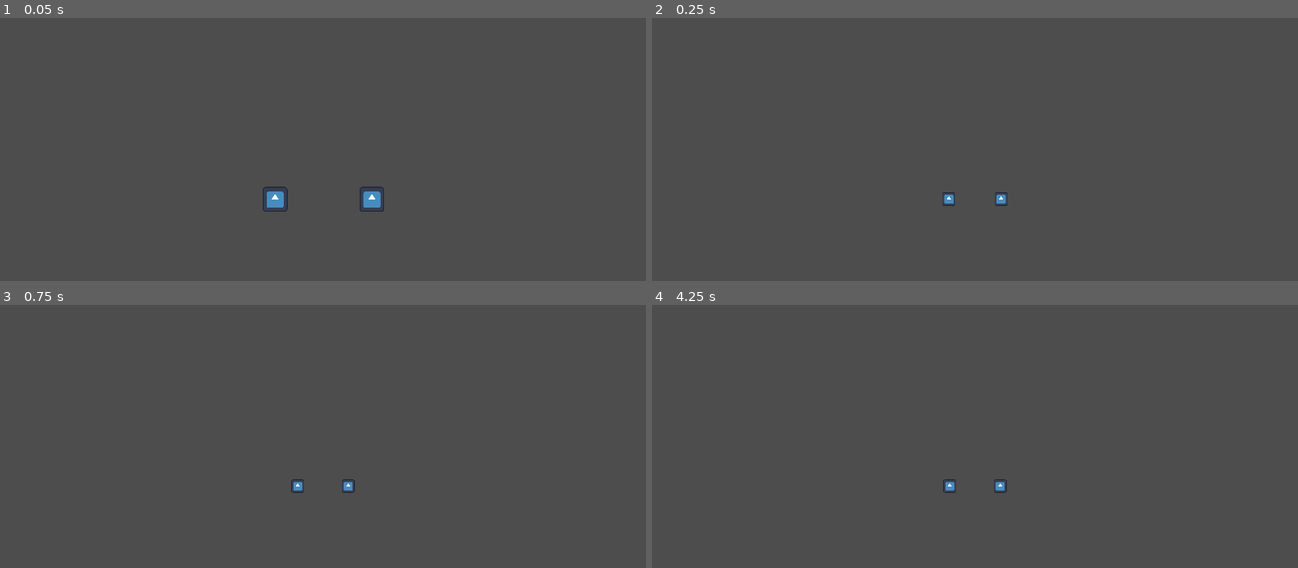
Above: before the commit, frames 1-4 (two rows, left to right).
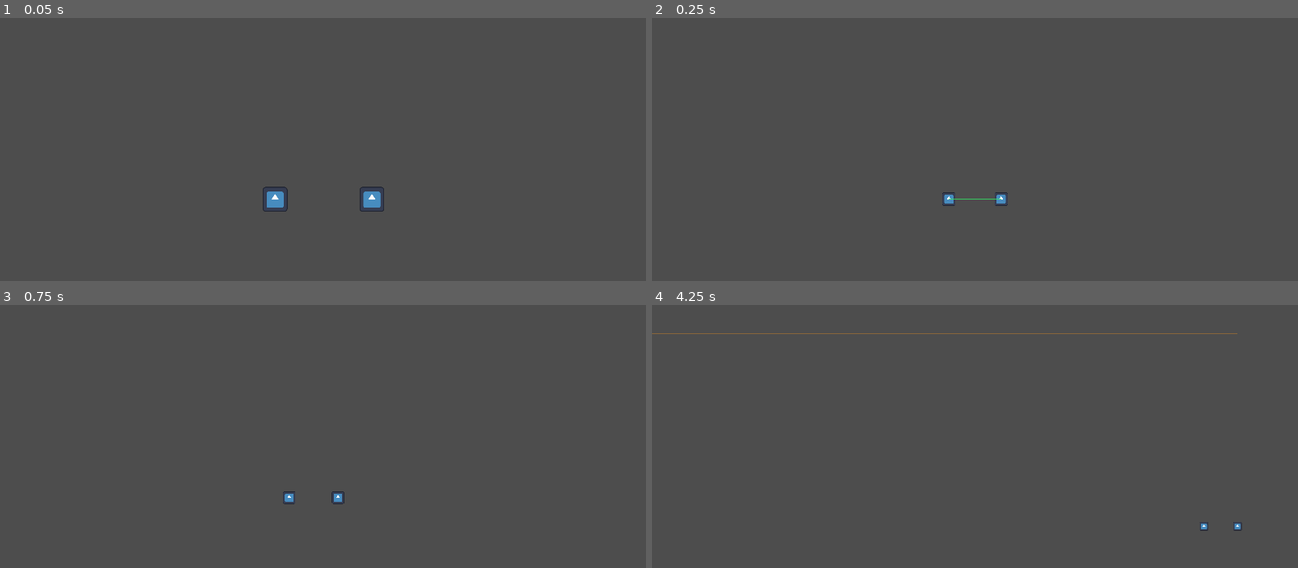
Above: after the commit, the same moments.

Repository: RenatoAAB/twin-spaceship
Game: Godot game, scene res://Main.tscn
Same seed, same stepped clock (60 frames per second), same inputs: the game is played once before the commit and once after it. The engine's default icon, where the game draws it, is replaced by a stand-in: a white triangle on a blue panel in a dark square.
Inputs (mouse positions are in pixels of both pictures, inside the frame that each line leads up to):
- Up to frame 1 (0.05 s): no input
- Up to frame 2 (0.25 s): no input
- Up to frame 3 (0.75 s): tap Enter at 0.5 s; move the mouse to (465, 468) at 0.52 s; tap Q at 0.6 s
- Up to frame 4 (4.25 s): move the mouse to (845, 504) at 1.27 s; tap Q every 0.75 s from 1.35 to 3.6 s; tap Space at 2 s; move the mouse to (1039, 407) at 2.02 s; tap Enter at 2.75 s; move the mouse to (942, 557) at 2.77 s; move the mouse to (1168, 541) at 3.52 s

Frame 1 is identical in both runs. In frame 2, less than 0.1% of the frame differs, in the area x 45-55%, y 68-70%; in frame 3, 0.2%; in frame 4, 0.5%, in the area x 0-92%, y 10-86%.

Commit message:
feat: camera com controle de pontos de interesse

Diff:
--- a/CameraController.gd
+++ b/CameraController.gd
@@ -1,4 +1,6 @@
 extends Camera2D
+
+signal point_of_interest_completed(point: Vector2)
 
 @export var target_paths: Array[NodePath]
 @export var min_zoom: float = 0.5
@@ -8,19 +10,67 @@
 @export var zoom_speed: float = 2.0
 @export var move_speed: float = 5.0
 
+@export var focus_enter_duration: float = 1.0
+@export var focus_hold_duration: float = 0.8
+@export var focus_return_duration: float = 1.0
+@export var focus_speed_multiplier: float = 1.35
+@export var focus_zoom_speed_multiplier: float = 1.4
+
+@export var debug_draw_bounds: bool = true
+@export var debug_enable_runtime_input: bool = true
+@export var debug_trigger_key: Key = Key.KEY_F3
+@export var debug_random_radius: float = 900.0
+@export var debug_use_mouse_position: bool = true
+@export var debug_base_bounds_color: Color = Color(0.2, 0.9, 0.4, 0.8)
+@export var debug_focus_bounds_color: Color = Color(1.0, 0.6, 0.1, 0.8)
+@export var debug_interest_color: Color = Color(1.0, 0.2, 0.2, 0.9)
+
+enum FocusState { IDLE, ENTERING, HOLD, RETURNING }
+
+var _focus_state: FocusState = FocusState.IDLE
+var _focus_timer: float = 0.0
+var _interest_queue: Array[Vector2] = []
+var _active_interest_point: Vector2 = Vector2.ZERO
+var _has_active_interest: bool = false
+var _rng := RandomNumberGenerator.new()
+
+var _debug_last_base_bounds: Rect2 = Rect2()
+var _debug_last_focus_bounds: Rect2 = Rect2()
+var _debug_has_focus_bounds: bool = false
+
+func _ready() -> void:
+	_rng.randomize()
+
 func _process(delta: float) -> void:
 	var targets := _get_targets()
 	if targets.is_empty():
 		return
 
-	var bounds = _get_bounding_box(targets)
-	var target_pos = bounds.get_center()
-	var target_zoom = _calculate_zoom(bounds)
-
-	var move_lerp: float = clamp(move_speed * delta, 0.0, 1.0)
-	var zoom_lerp: float = clamp(zoom_speed * delta, 0.0, 1.0)
+	_ensure_focus_cycle_started()
+
+	var base_bounds = _get_bounding_box(targets)
+	var focus_bounds = base_bounds.expand(_active_interest_point) if _has_active_interest else base_bounds
+	var base_center = base_bounds.get_center()
+	var focus_center = focus_bounds.get_center()
+	var base_zoom = _calculate_zoom(base_bounds)
+	var focus_zoom = _calculate_zoom(focus_bounds)
+	var focus_blend = _get_focus_blend()
+	var target_pos = base_center.lerp(focus_center, focus_blend)
+	var target_zoom = lerp(base_zoom, focus_zoom, focus_blend)
+	var in_transition := _focus_state != FocusState.IDLE
+	var move_lerp: float = clamp(move_speed * (focus_speed_multiplier if in_transition else 1.0) * delta, 0.0, 1.0)
+	var zoom_lerp: float = clamp(zoom_speed * (focus_zoom_speed_multiplier if in_transition else 1.0) * delta, 0.0, 1.0)
+
 	position = position.lerp(target_pos, move_lerp)
 	zoom = zoom.lerp(Vector2(target_zoom, target_zoom), zoom_lerp)
+
+	_advance_focus_state(delta)
+
+	if debug_draw_bounds:
+		_debug_last_base_bounds = base_bounds
+		_debug_last_focus_bounds = focus_bounds
+		_debug_has_focus_bounds = _has_active_interest
+		queue_redraw()
 
 func _get_targets() -> Array[Node2D]:
 	var result: Array[Node2D] = []
@@ -30,6 +80,83 @@
 			result.append(target)
 	return result
 
+func queue_point_of_interest(point: Vector2) -> void:
+	_interest_queue.append(point)
+	_ensure_focus_cycle_started()
+
+func queue_random_point_of_interest(radius: float = debug_random_radius) -> Vector2:
+	var point = _create_random_interest_point(radius)
+	queue_point_of_interest(point)
+	return point
+
+func _ensure_focus_cycle_started() -> void:
+	if _focus_state != FocusState.IDLE:
+		return
+	if _interest_queue.is_empty():
+		return
+	_active_interest_point = _interest_queue[0]
+	_has_active_interest = true
+	_focus_state = FocusState.ENTERING
+	_focus_timer = 0.0
+
+func _advance_focus_state(delta: float) -> void:
+	if _focus_state == FocusState.IDLE:
+		return
+	_focus_timer += delta
+	while true:
+		var duration = _get_state_duration(_focus_state)
+		if duration > 0.0 and _focus_timer < duration:
+			break
+		match _focus_state:
+			FocusState.ENTERING:
+				_focus_state = FocusState.HOLD
+				_focus_timer = 0.0
+			FocusState.HOLD:
+				_focus_state = FocusState.RETURNING
+				_focus_timer = 0.0
+			FocusState.RETURNING:
+				_finish_focus_cycle()
+				return
+		# Loop continua para cobrir duracoes zero em sequencia
+		if _focus_state == FocusState.IDLE:
+			return
+
+func _get_focus_blend() -> float:
+	if not _has_active_interest:
+		return 0.0
+	match _focus_state:
+		FocusState.ENTERING:
+			return 1.0 if focus_enter_duration <= 0.0 else clamp(_focus_timer / max(focus_enter_duration, 0.00001), 0.0, 1.0)
+		FocusState.HOLD:
+			return 1.0
+		FocusState.RETURNING:
+			return 0.0 if focus_return_duration <= 0.0 else 1.0 - clamp(_focus_timer / max(focus_return_duration, 0.00001), 0.0, 1.0)
+		_:
+			return 0.0
+
+func _get_state_duration(state: FocusState) -> float:
+	match state:
+		FocusState.ENTERING:
+			return max(focus_enter_duration, 0.0)
+		FocusState.HOLD:
+			return max(focus_hold_duration, 0.0)
+		FocusState.RETURNING:
+			return max(focus_return_duration, 0.0)
+		_:
+			return 0.0
+
+func _finish_focus_cycle() -> void:
+	var completed_point = _active_interest_point
+	if not _interest_queue.is_empty():
+		_interest_queue.remove_at(0)
+	_active_interest_point = Vector2.ZERO
+	_focus_state = FocusState.IDLE
+	_focus_timer = 0.0
+	if _has_active_interest:
+		point_of_interest_completed.emit(completed_point)
+	_has_active_interest = false
+	_ensure_focus_cycle_started()
+
 func _get_bounding_box(targets: Array[Node2D]) -> Rect2:
 	var min_pos = Vector2.INF
 	var max_pos = -Vector2.INF
@@ -66,3 +193,36 @@
 		return margin_min
 	var t = clamp(inverse_lerp(min_zoom, max_zoom, zoom_value), 0.0, 1.0)
 	return margin_min.lerp(margin_max, t)
+
+func _unhandled_input(event: InputEvent) -> void:
+	if event is InputEventKey and event.pressed and not event.echo:
+		if event.keycode == Key.KEY_Q:
+			queue_random_point_of_interest(debug_random_radius)
+			return
+		if debug_enable_runtime_input and event.keycode == debug_trigger_key:
+			queue_point_of_interest(_create_debug_interest_point())
+			return
+
+func _create_debug_interest_point() -> Vector2:
+	if debug_use_mouse_position and get_viewport():
+		return get_global_mouse_position()
+	return _create_random_interest_point(debug_random_radius)
+
+func _create_random_interest_point(radius: float) -> Vector2:
+	var direction = Vector2.RIGHT.rotated(_rng.randf_range(0.0, TAU))
+	var distance = _rng.randf_range(0.0, max(radius, 0.0))
+	return global_position + direction * distance
+
+func _draw() -> void:
+	if not debug_draw_bounds:
+		return
+	_draw_rect_world(_debug_last_base_bounds, debug_base_bounds_color)
+	if _debug_has_focus_bounds:
+		_draw_rect_world(_debug_last_focus_bounds, debug_focus_bounds_color)
+	if _has_active_interest:
+		draw_circle(to_local(_active_interest_point), 12.0, debug_interest_color)
+
+func _draw_rect_world(rect: Rect2, color: Color) -> void:
+	var top_left = to_local(rect.position)
+	var bottom_right = to_local(rect.position + rect.size)
+	draw_rect(Rect2(top_left, bottom_right - top_left), color, false, 2.0)
--- a/Main.tscn
+++ b/Main.tscn
@@ -31,3 +31,7 @@
 margin_max = Vector2(4000, 4000)
 zoom_speed = 20.0
 move_speed = 50.0
+focus_hold_duration = 1.2
+focus_speed_multiplier = 2.0
+focus_zoom_speed_multiplier = 2.0
+debug_random_radius = 20000.0
